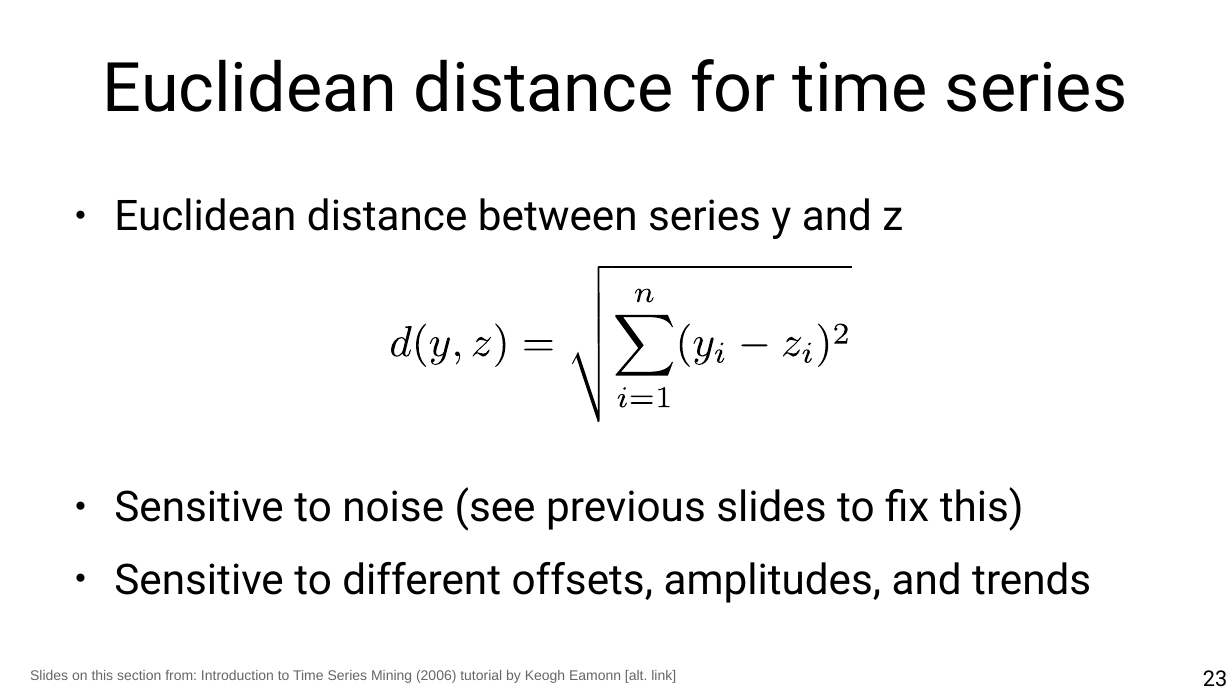
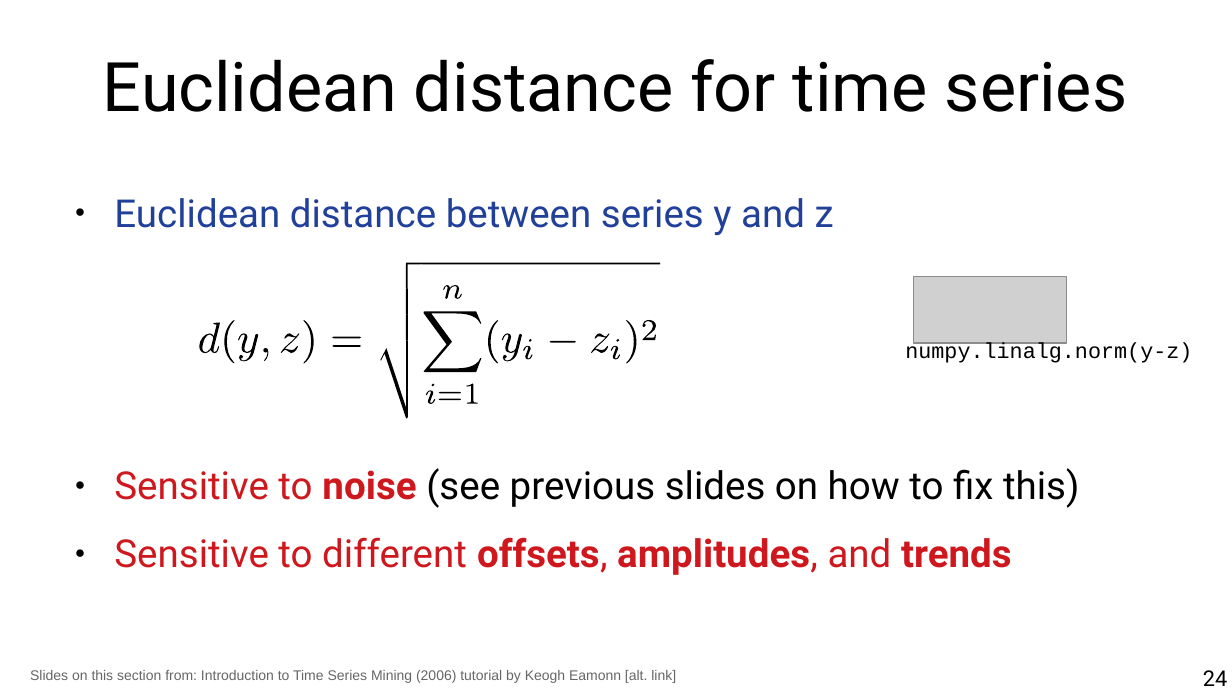
Before and after one commit to marco-calautti/data-mining-course, a slide deck: slide 24 of theory/tt11_time_series.odp (slide 23 before the commit). Drawn at 1232x693 pixels with LibreOffice and Linux fonts; fonts in the diff are those of the drawing; grey boxes stand for pictures. Boxes give left, top, right and bottom in pixels: in the first picture for what was removed or moved away, otherwise in the second. Text is boxed around its words. In the diff, an @@ line names an element or a change of style, - is before the commit and + after.

```diff
--- a/theory/tt11_time_series.odp
+++ b/theory/tt11_time_series.odp
@@ text at <box>114,198,1012,575</box>: size 27.2 to 24.8 pt in "Euclidean distance between series y and z", "Sensitive to different offsets, amplitudes, and trends"; text colour #000000 to #21409A in "Euclidean distance between series y and z"; text colour #000000 to #CE181E in "Sensitive to different offsets, amplitudes, and trends"; bold on in "offsets, amplitudes, trends" @@
@@ group added at <box>198,263,661,419</box>: 5 freeform shapes @@
@@ freeform shape: place and size @@
-freeform shape at <box>614,266,853,268</box>
+freeform shape at <box>421,263,661,265</box>
@@ 5 freeform shapes: place and size @@
-5 freeform shapes at <box>572,288,674,423</box>
+5 freeform shapes at <box>380,285,482,419</box>
@@ picture added at <box>914,277,1068,343</box> @@
@@ freeform shape: place and size @@
-freeform shape at <box>818,324,828,368</box>
+freeform shape at <box>225,320,235,363</box>
@@ freeform shape: place and size @@
-freeform shape at <box>416,324,426,368</box>
+freeform shape at <box>304,320,314,363</box>
@@ freeform shape: place and size @@
-freeform shape at <box>391,326,413,357</box>
+freeform shape at <box>406,314,408,342</box>
@@ freeform shape: place and size @@
-freeform shape at <box>495,324,505,368</box>
+freeform shape at <box>489,320,499,363</box>
@@ freeform shape: place and size @@
-freeform shape at <box>680,324,690,368</box>
+freeform shape at <box>626,320,636,363</box>
@@ freeform shape: place and size @@
-freeform shape at <box>715,343,724,363</box>
+freeform shape at <box>643,320,656,340</box>
@@ group removed at <box>598,318,847,363</box>: 4 freeform shapes @@
@@ freeform shape: place and size @@
-freeform shape at <box>694,337,714,364</box>
+freeform shape at <box>238,333,258,361</box>
@@ freeform shape: place and size @@
-freeform shape at <box>783,337,800,357</box>
+freeform shape at <box>281,333,298,353</box>
@@ freeform shape: place and size @@
-freeform shape at <box>430,337,451,364</box>
+freeform shape at <box>502,333,522,361</box>
@@ freeform shape: place and size @@
-freeform shape at <box>473,337,491,357</box>
+freeform shape at <box>523,339,532,359</box>
@@ freeform shape: place and size @@
-freeform shape at <box>524,340,553,350</box>
+freeform shape at <box>550,341,577,343</box>
@@ freeform shape: place and size @@
-freeform shape at <box>598,266,615,293</box>
+freeform shape at <box>591,333,609,353</box>
@@ freeform shape: place and size @@
-freeform shape at <box>618,387,627,407</box>
+freeform shape at <box>612,339,620,359</box>
@@ text added at <box>905,342,1192,363</box>, 14 pt, text #000000 @@
+numpy.linalg.norm(y-z)
@@ freeform shape: place and size @@
-freeform shape at <box>658,387,670,407</box>
+freeform shape at <box>426,383,435,404</box>
@@ freeform shape: place and size @@
-freeform shape at <box>455,352,461,366</box>
+freeform shape at <box>467,383,478,404</box>
@@ text at <box>114,468,1079,508</box>: text changed; size 27.2 to 24.8 pt @@
-● Sensitive to noise (see previous slides to fix this)
+● Sensitive to noise (see previous slides on how to fix this)
@@ page number at <box>1203,670,1227,686</box>: text changed @@
-23
+24
```
Also in this commit, not shown: 32 other slides changed, 5 slides added, 2 slides removed.
